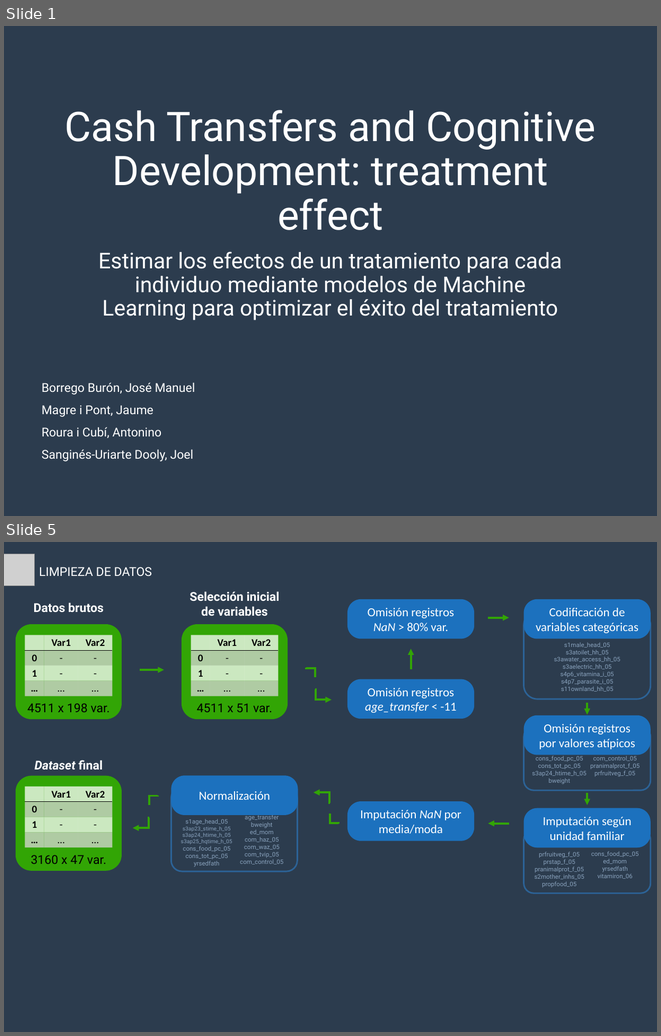
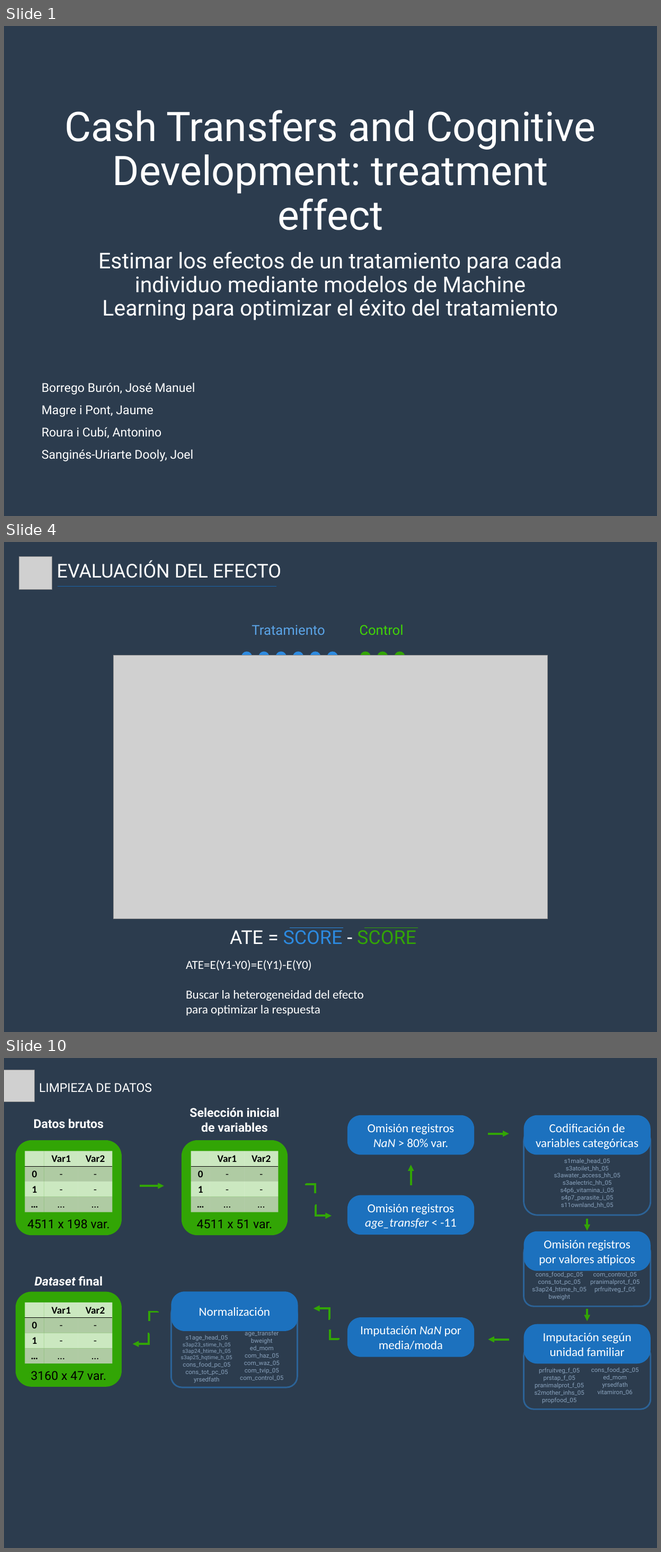
Before and after one commit to JMBorrego/CashCognitive, a slide deck: assets/Presentation.pptx. Shown one above the other, each under a label of ours: slides 1 and 5 before the commit, slides 1, 4 and 10 after it; the slides between them are not shown. The pictures are 661x1036 and 661x1552 pixels, drawn with LibreOffice and Linux fonts; fonts in the diff are those of the drawing; grey boxes stand for pictures. Boxes give left, top, right and bottom in pixels: in the first picture for what was removed or moved away, otherwise in the second. Text is boxed around its words. In the diff, an @@ line names an element or a change of style, - is before the commit and + after.

```diff
--- a/assets/Presentation.pptx
+++ b/assets/Presentation.pptx
@@ slide 4 added at (4, 542, 657, 1032), background #2C3C4E @@
@@ picture added at (19, 557, 52, 590) @@
@@ text added at (57, 560, 281, 578), 28 pt, text #FFFFFF @@
+EVALUACIÓN DEL EFECTO
@@ line added from (58, 586) to (276, 586), #1965AA 1.5 pt @@
@@ group added at (238, 625, 408, 701): 9 freeform shapes, 2 texts @@
+Tratamiento
+Control
@@ picture added at (114, 655, 547, 919) @@
@@ text added at (230, 927, 416, 944), 28 pt, text #FFFFFF @@
+ATE = SCORE - SCORE
@@ line added from (290, 927) to (343, 927), #2C8AE0 0.5 pt @@
@@ line added from (364, 927) to (418, 927), #32A505 0.5 pt @@
@@ text added at (186, 960, 364, 1015), 18 pt, text #FFFFFF @@
+ATE=E(Y1-Y0)=E(Y1)-E(Y0)
+Buscar la heterogeneidad del efecto para optimizar la respuesta
@@ what was slide 5 is now slide 10 @@
```
Also in this commit, not shown: 1 slide changed, 10 other slides added, 1 slide removed, 3 other files.
